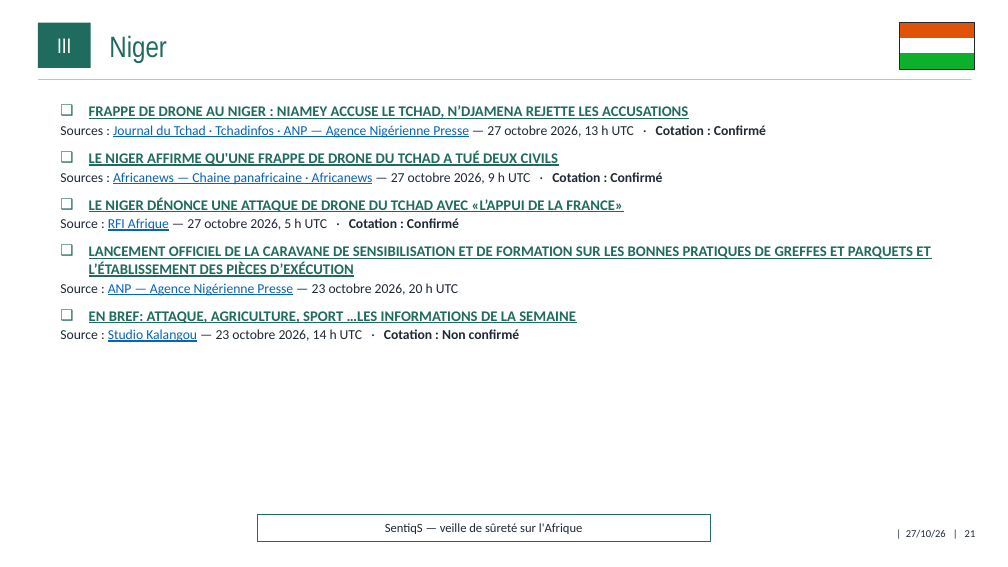
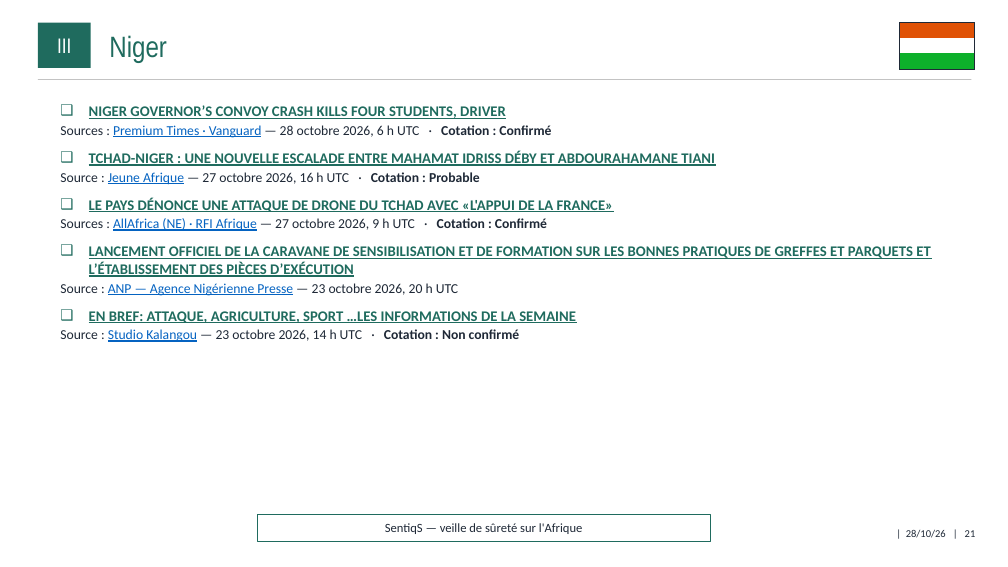
Before and after one commit to ytl1-ops/SentiqS, a slide deck: slide 21 of web/rapports/mensuel/2026-10.pptx. Drawn at 1008x567 pixels with LibreOffice and Linux fonts; fonts in the diff are those of the drawing. Boxes give left, top, right and bottom in pixels: in the first picture for what was removed or moved away, otherwise in the second. Text is boxed around its words. In the diff, an @@ line names an element or a change of style, - is before the commit and + after.

```diff
--- a/web/rapports/mensuel/2026-10.pptx
+++ b/web/rapports/mensuel/2026-10.pptx
@@ text at box(60, 105, 715, 231): text changed @@
-❑ FRAPPE DE DRONE AU NIGER : NIAMEY ACCUSE LE TCHAD, N’DJAMENA REJETTE LES ACCUSATIONS
-  ▪ Sources : Journal du Tchad · Tchadinfos · ANP — Agence Nigérienne Presse — 27 octobre 2026, 13 h UTC · Cotation : Confirmé
-❑ LE NIGER AFFIRME QU'UNE FRAPPE DE DRONE DU TCHAD A TUÉ DEUX CIVILS
-  ▪ Sources : Africanews — Chaine panafricaine · Africanews — 27 octobre 2026, 9 h UTC · Cotation : Confirmé
-❑ LE NIGER DÉNONCE UNE ATTAQUE DE DRONE DU TCHAD AVEC «L’APPUI DE LA FRANCE»
-  ▪ Source : RFI Afrique — 27 octobre 2026, 5 h UTC · Cotation : Confirmé
+❑ NIGER GOVERNOR’S CONVOY CRASH KILLS FOUR STUDENTS, DRIVER
+  ▪ Sources : Premium Times · Vanguard — 28 octobre 2026, 6 h UTC · Cotation : Confirmé
+❑ TCHAD-NIGER : UNE NOUVELLE ESCALADE ENTRE MAHAMAT IDRISS DÉBY ET ABDOURAHAMANE TIANI
+  ▪ Source : Jeune Afrique — 27 octobre 2026, 16 h UTC · Cotation : Probable
+❑ LE PAYS DÉNONCE UNE ATTAQUE DE DRONE DU TCHAD AVEC «L'APPUI DE LA FRANCE»
+  ▪ Sources : AllAfrica (NE) · RFI Afrique — 27 octobre 2026, 9 h UTC · Cotation : Confirmé
@@ text at box(906, 530, 976, 538): text changed @@
-| 27/10/26 | 21
+| 28/10/26 | 21
```
Also in this commit, not shown: 37 other slides changed, 1 slide added, 12 other files.
